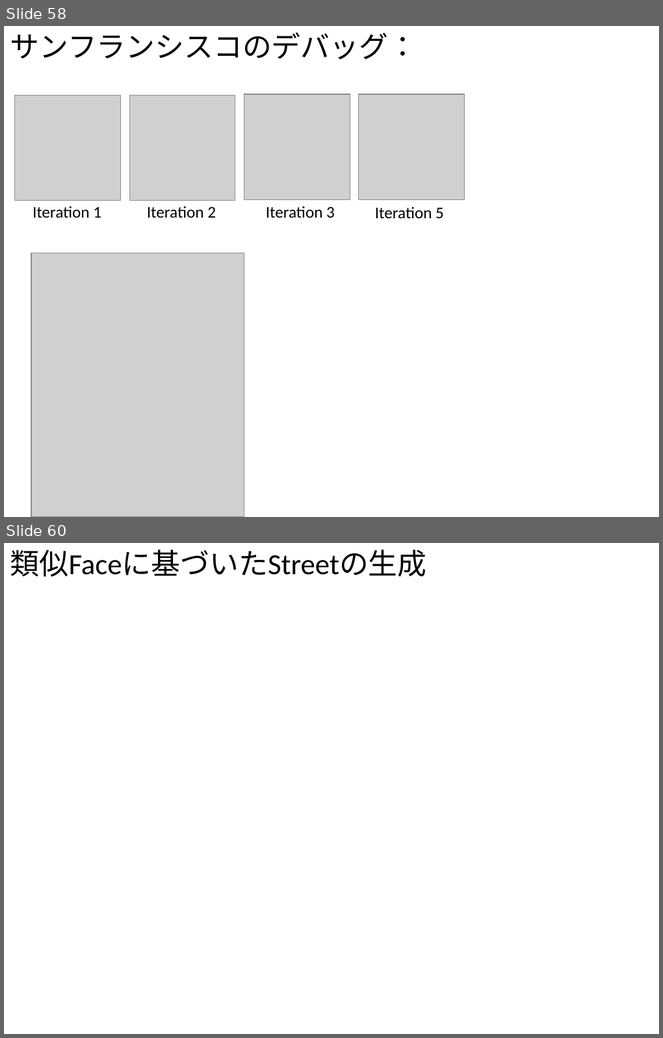
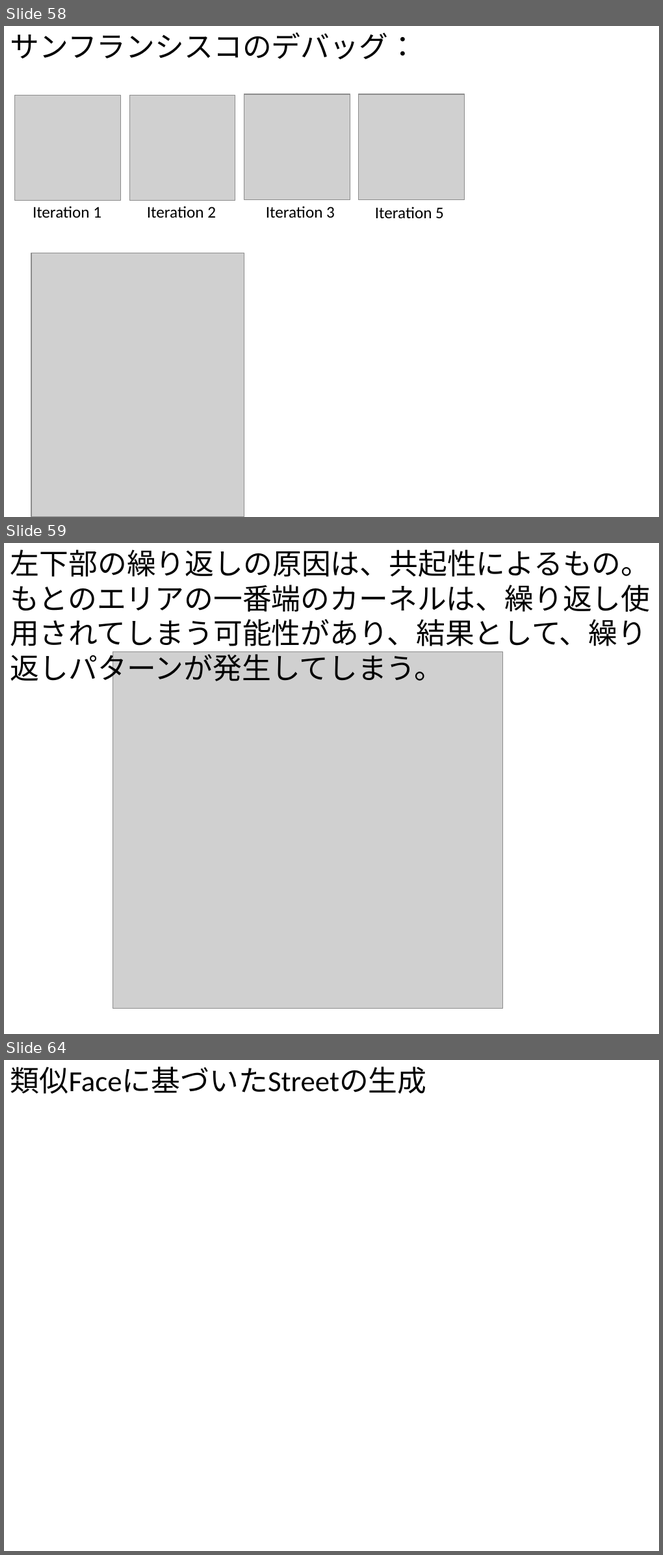
Before and after one commit to gnishida/RoadDesigner, a slide deck: RoadDesigner.pptx. Shown one above the other, each under a label of ours: slides 58 and 60 before the commit, slides 58, 59 and 64 after it; the slides between them are not shown. The pictures are 663x1038 and 663x1555 pixels, drawn with LibreOffice and Linux fonts; fonts in the diff are those of the drawing; grey boxes stand for pictures. Boxes give left, top, right and bottom in pixels: in the first picture for what was removed or moved away, otherwise in the second. Text is boxed around its words. In the diff, an @@ line names an element or a change of style, - is before the commit and + after.

```diff
--- a/RoadDesigner.pptx
+++ b/RoadDesigner.pptx
@@ slide 59 added at [4, 543, 659, 1034], background #FFFFFF @@
@@ text added at [10, 549, 651, 687], 32 pt, text #000000 @@
+左下部の繰り返しの原因は、共起性によるもの。
+もとのエリアの一番端のカーネルは、繰り返し使用されてしまう可能性があり、結果として、繰り返しパターンが発生してしまう。
@@ picture added at [113, 652, 503, 1009] @@
@@ what was slide 60 is now slide 64 @@
```
Also in this commit, not shown: 4 other slides added, 1 slide removed, 4 other files.
